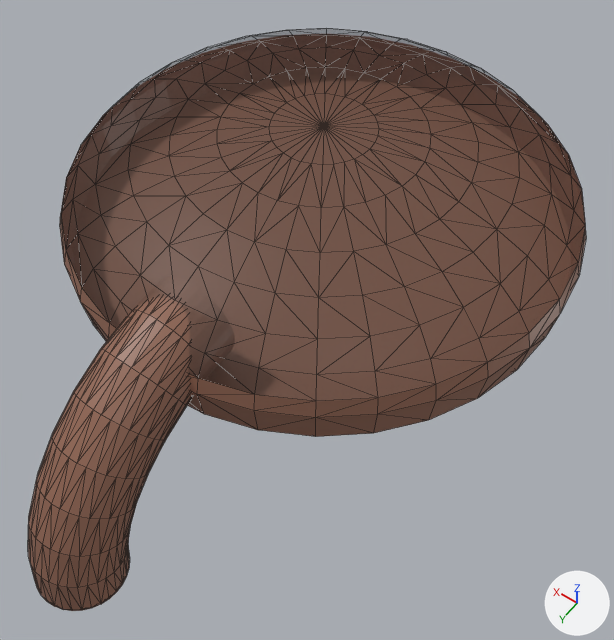
A saved change to the COLLADA model assets/hq.dae.
One viewpoint serves both versions: a 50 mm camera at (-1.35, 0.5, 3.0) aimed at (-0.18, -1.13, 0.44). Every picture has the same lights, and +X, +Y and +Z are marked at lower right. Mesh edges are drawn as thin lines.
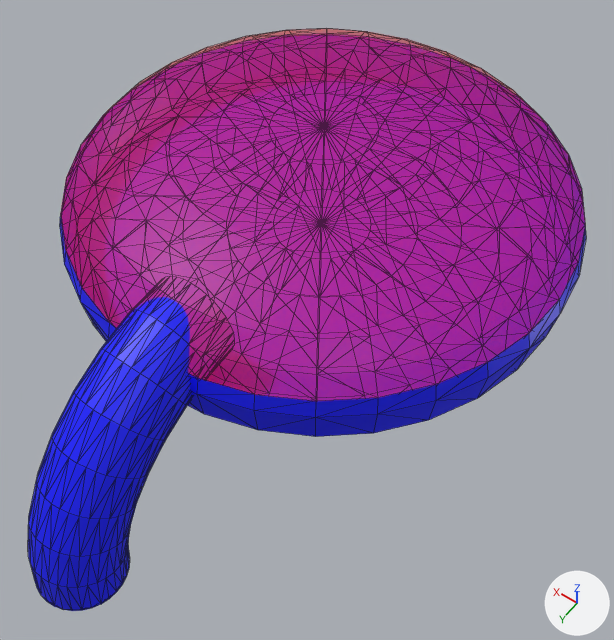
Pixel boxes [x1, y1, x2, y2] of what changed, in the pictures (614 x 640 px):
'Cylinder', surface changed (brown to blue)
    both: [28, 28, 586, 611]

What changed in the scene script:
```text
Add img_untitled_001_png:
    img_untitled_001_png = load_image('Untitled.001.png', 'Untitled.001.png', 100, 100, 'sRGB')
Add img_untitled_png:
    img_untitled_png = load_image('Untitled.png', 'Untitled.png', 100, 100, 'sRGB')
Change mat_material:
    mat_material.texture: img_hq_bottom_png -> img_untitled_png
Change mat_material_002:
    mat_material_002.texture: img_hq_top_png -> img_untitled_001_png  # not seen -> with its transparency
    mat_material_002.alpha: 0.271 -> 1.0
```
